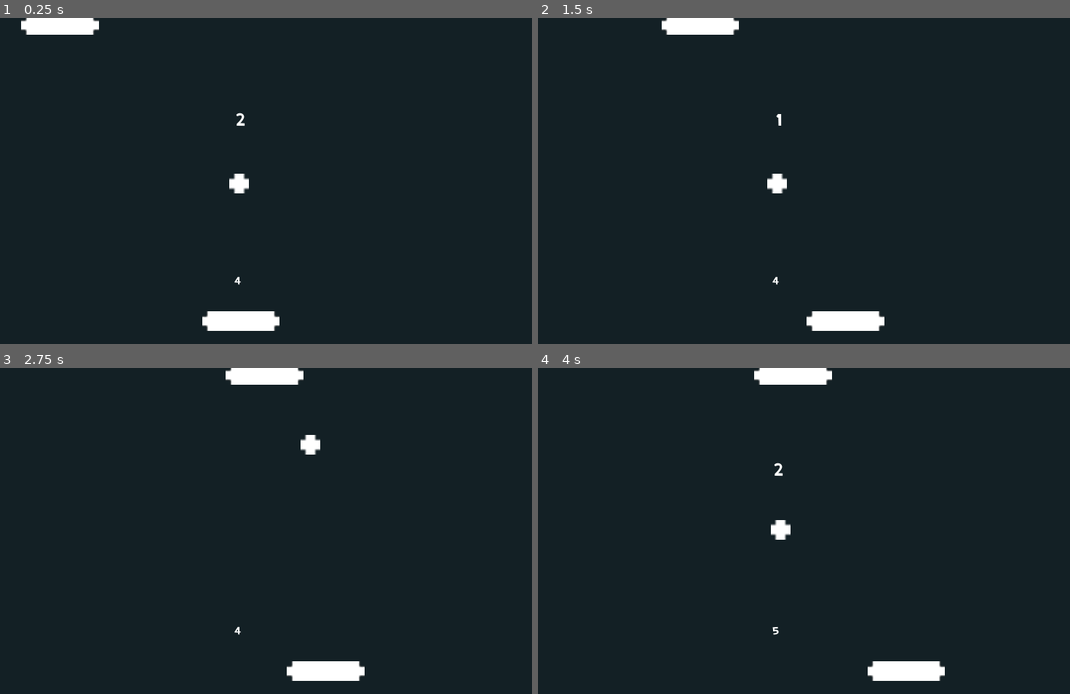
Above: before the commit, frames 1-4 (two rows, left to right).
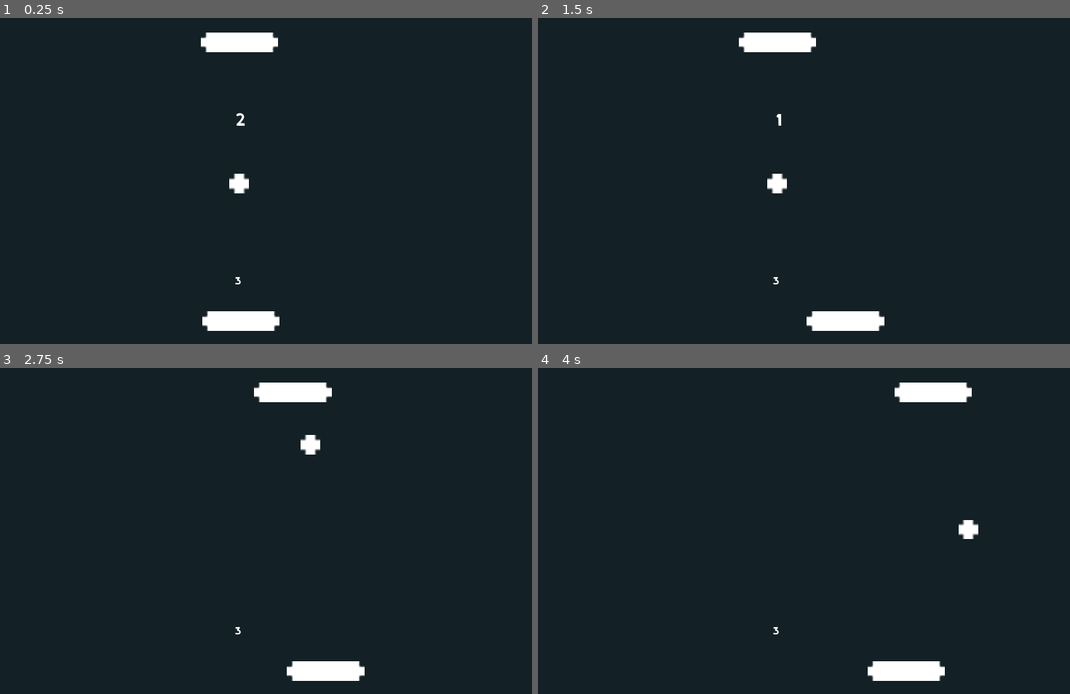
Above: after the commit, the same moments.

Repository: Szczocik/Pong_Move
Game: Godot game, scene res://Levels/Level.tscn
Same seed, same stepped clock (60 frames per second), same inputs: the game is played once before the commit and once after it.
Inputs:
- Up to frame 1 (0.25 s): no input
- Up to frame 2 (1.5 s): hold Right (ui_right) 0.53-1.28 s; hold Left (ui_left) from 1.28 s (still down)
- Up to frame 3 (2.75 s): release Left (ui_left) at 2.03 s; hold Right (ui_right) from 2.03 s (still down)
- Up to frame 4 (4 s): release Right (ui_right) at 3.53 s; hold Left (ui_left) from 3.53 s (still down)

The runs differ from the first frame. In frame 1, 1.6% of the frame differs, in the area x 3-53%, y 0-82%; in frame 2, 1.6%; in frame 3, 1.5%; in frame 4, 2.0%, in the area x 40-83%, y 0-82%.

Commit message:
Opponent position

Diff:
--- a/Items/Coin2.tscn
+++ b/Items/Coin2.tscn
@@ -71,6 +71,7 @@
 scale = Vector2( 0.5, 0.5 )
 frames = SubResource( 1 )
 animation = "spin"
+frame = 4
 playing = true
 
 [node name="Area2D" type="Area2D" parent="."]
--- a/Levels/Level.tscn
+++ b/Levels/Level.tscn
@@ -65,7 +65,7 @@
 shape = SubResource( 1 )
 
 [node name="Opponent" parent="." instance=ExtResource( 6 )]
-position = Vector2( 300, 24 )
+position = Vector2( 960, 80 )
 
 [node name="Ball" parent="." instance=ExtResource( 5 )]
 position = Vector2( 300, 512 )
